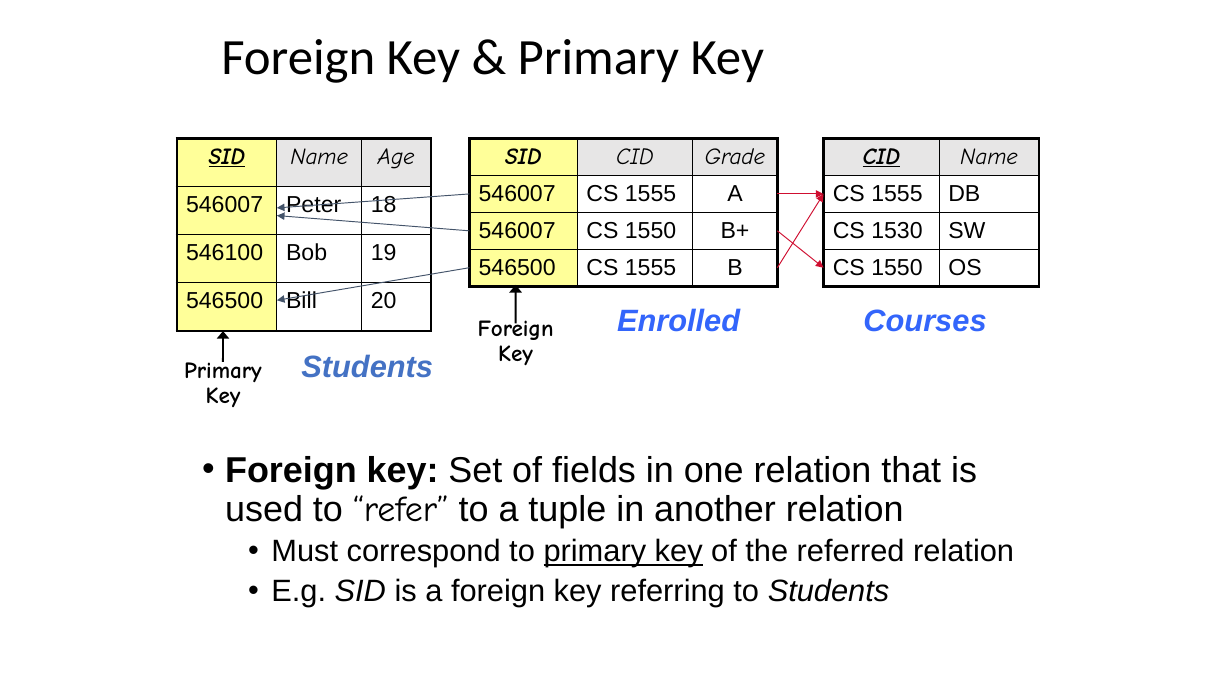
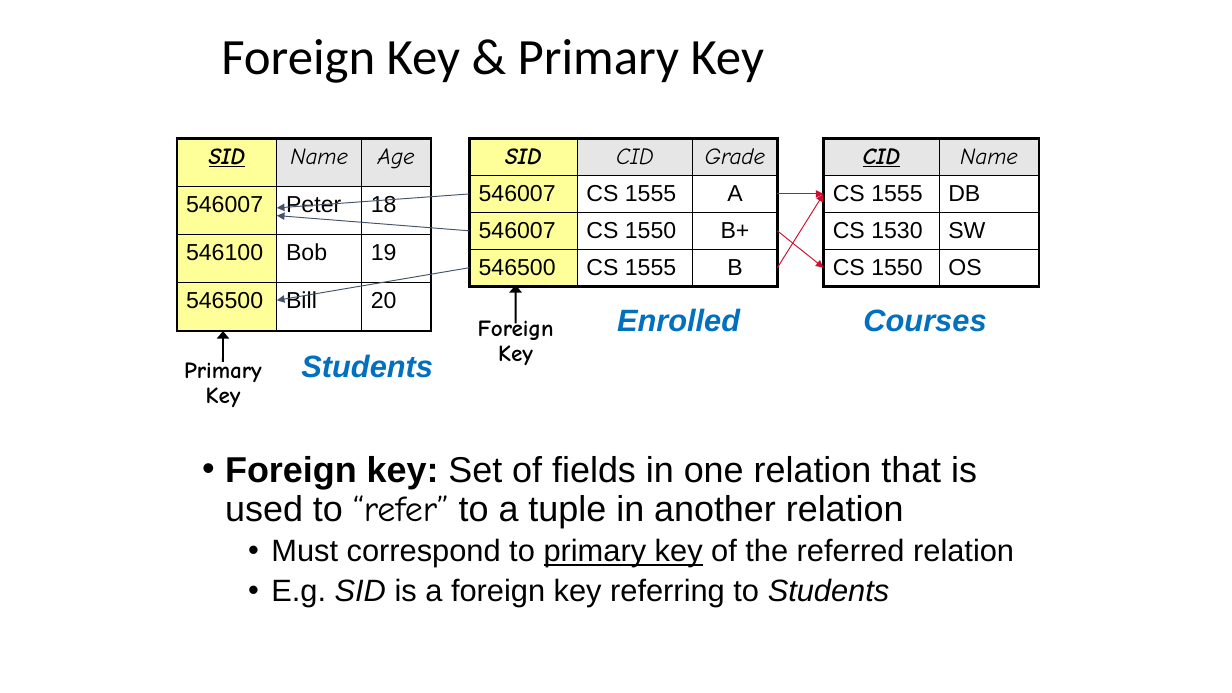
Before and after one commit to RCEatPitt/data-basics-fall-2018, a slide deck: slide 20 of 7 - databases one/Part 1 - Introduction to the Relational Model.pptx (slide 18 before the commit). Drawn at 1232x693 pixels with LibreOffice and Linux fonts; fonts in the diff are those of the drawing. Boxes give left, top, right and bottom in pixels: in the first picture for what was removed or moved away, otherwise in the second. Text is boxed around its words. In the diff, an @@ line names an element or a change of style, - is before the commit and + after.

```diff
--- a/7 - databases one/Part 1 - Introduction to the Relational Model.pptx
+++ b/7 - databases one/Part 1 - Introduction to the Relational Model.pptx
@@ text "Enrolled" at box(617, 308, 740, 332): text colour #3365FB to #0070C0 @@
@@ text "Courses" at box(863, 309, 986, 332): text colour #3365FB to #0070C0 @@
@@ text "Students" at box(301, 354, 433, 378): text colour #4472C4 to #0070C0 @@
```
Also in this commit, not shown: 8 other slides changed, 4 slides added, 2 slides removed.
